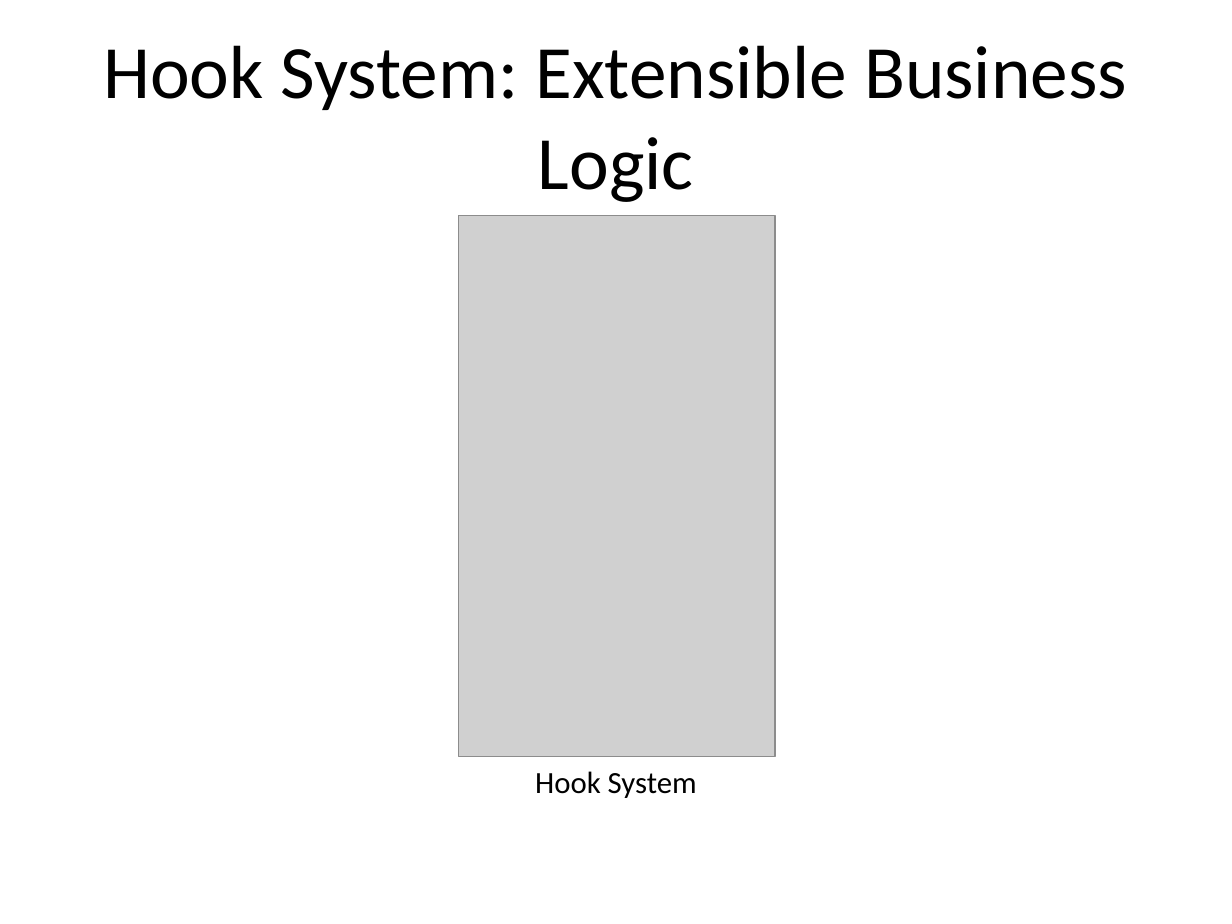
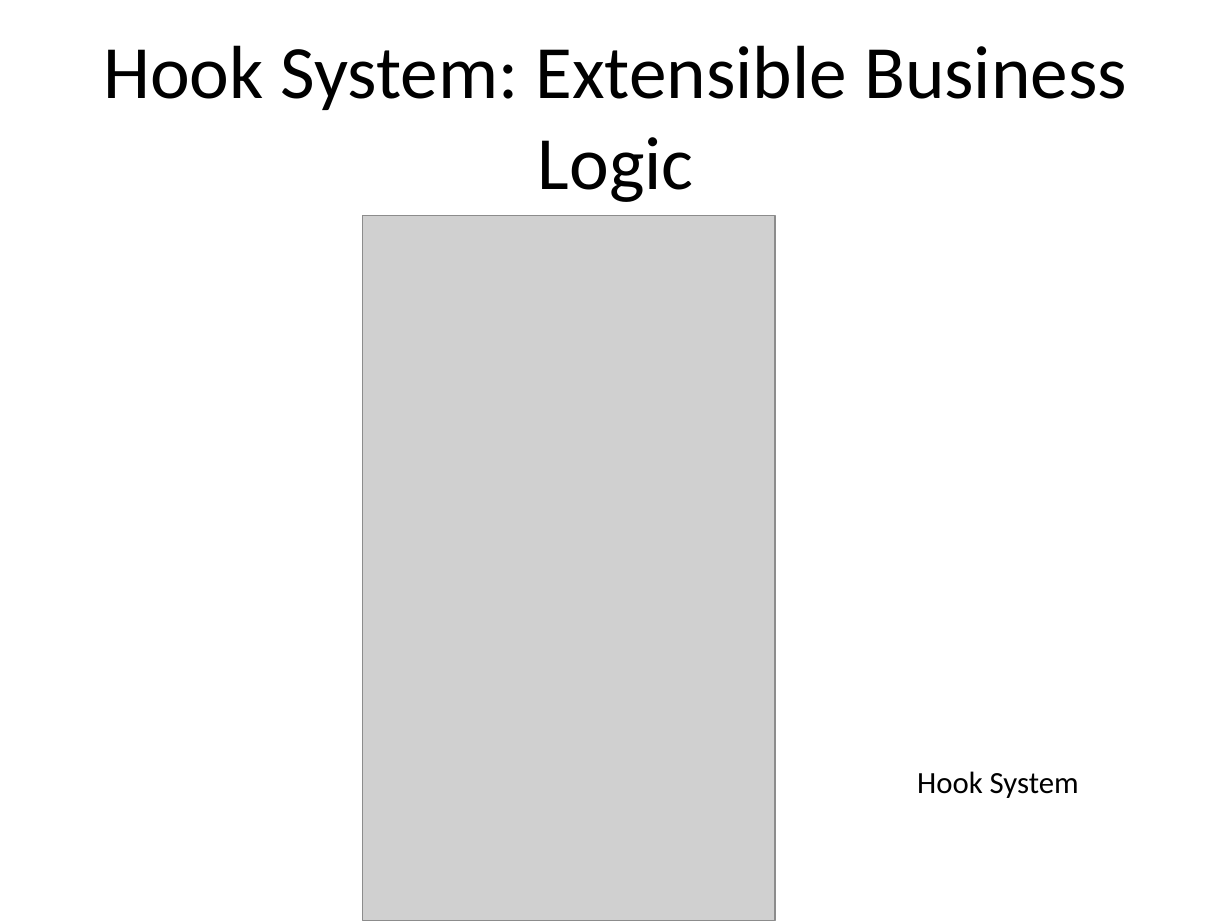
Before and after one commit to jphipps42/RJSF-POC, a slide deck: slide 16 of docs/TRANSFORMER_PIPELINE.pptx (slide 17 before the commit). Drawn at 1232x924 pixels with LibreOffice and Linux fonts; fonts in the diff are those of the drawing; grey boxes stand for pictures. Boxes give left, top, right and bottom in pixels: in the first picture for what was removed or moved away, otherwise in the second. Text is boxed around its words. In the diff, an @@ line names an element or a change of style, - is before the commit and + after.

```diff
--- a/docs/TRANSFORMER_PIPELINE.pptx
+++ b/docs/TRANSFORMER_PIPELINE.pptx
@@ picture: place and size @@
-picture at <box>458,216,775,756</box>
+picture at <box>362,216,775,920</box>
@@ text "Hook System": place and size @@
-text "Hook System" at <box>535,771,697,798</box>
+text "Hook System" at <box>917,771,1079,798</box>
```
Also in this commit, not shown: 8 other slides changed, 1 slide removed, 41 other files.
